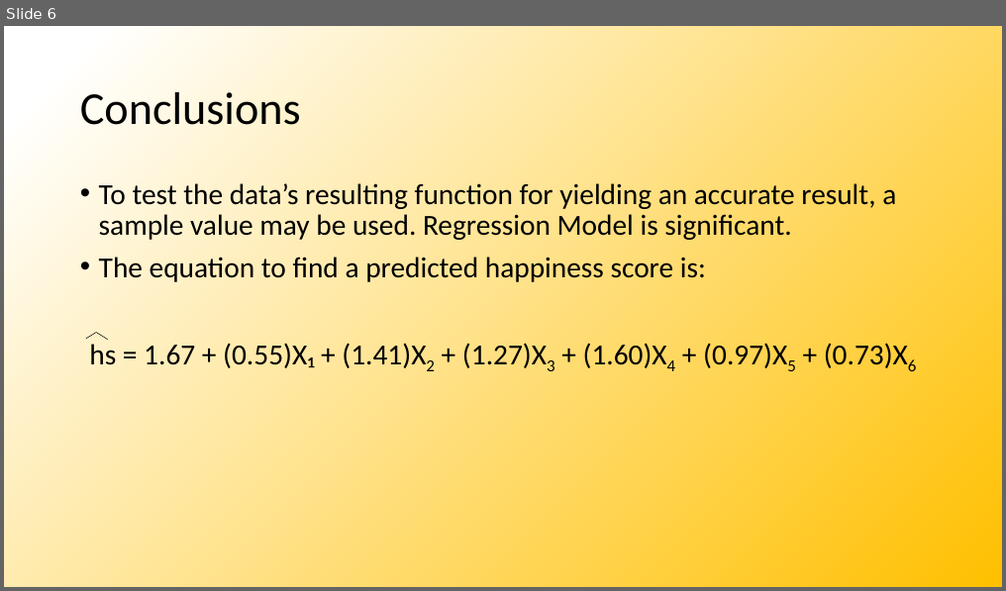
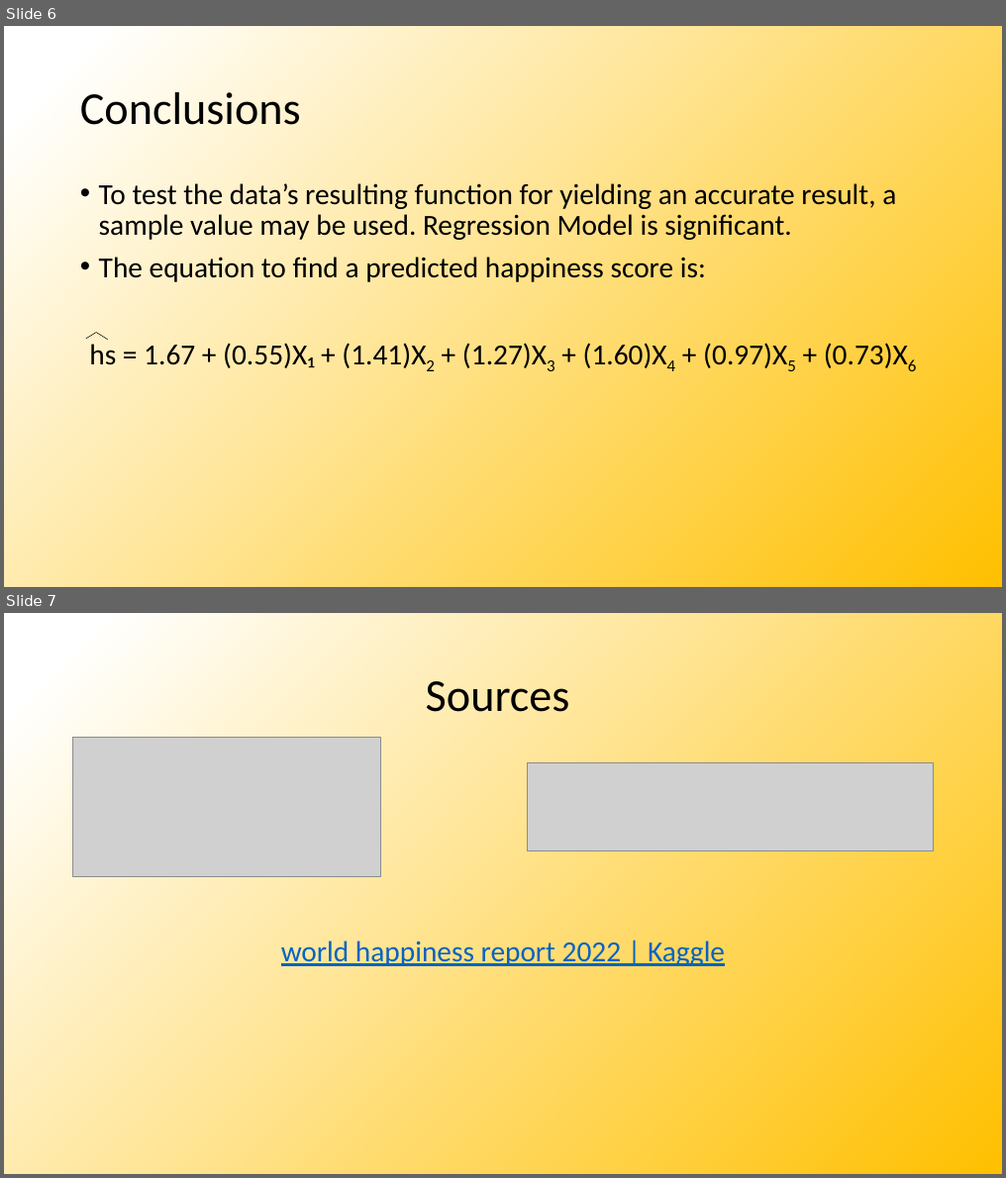
Before and after one commit to J-Schea29/STAT-Project-2-World-Happiness-Scores, a slide deck: Sam/World Happiness Scores.pptx. Shown one above the other, each under a label of ours: slide 6 before the commit, slides 6 and 7 after it. The pictures are 1006x591 and 1006x1178 pixels, drawn with LibreOffice and Linux fonts; fonts in the diff are those of the drawing; grey boxes stand for pictures. Boxes give left, top, right and bottom in pixels: in the first picture for what was removed or moved away, otherwise in the second. Text is boxed around its words. In the diff, an @@ line names an element or a change of style, - is before the commit and + after.

```diff
--- a/Sam/World Happiness Scores.pptx
+++ b/Sam/World Happiness Scores.pptx
@@ slide 7 added at bbox=[4, 613, 1002, 1174], background gradient #FFFFFF to #FFC000 @@
@@ title added at bbox=[426, 681, 570, 712], 44 pt, text #000000 @@
+Sources
@@ picture added at bbox=[73, 738, 381, 877] @@
@@ picture added at bbox=[528, 762, 934, 852] @@
@@ text added at bbox=[281, 941, 725, 966], 28 pt, text #0563C1, underline @@
+world happiness report 2022 | Kaggle
```
Also in this commit, not shown: 1 slide removed.
